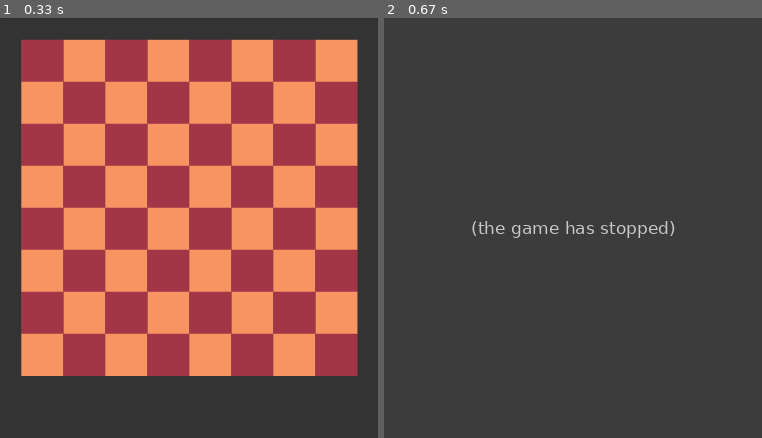
Above: before the commit, frames 1-2 (left to right).
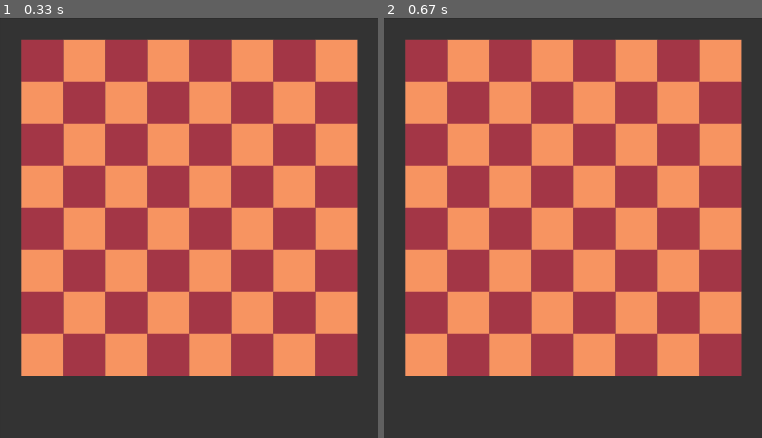
Above: after the commit, the same moments.

Repository: AndyGooShooter/pygame-tictactoe
Game: pygame game, started from main.py
Two runs of this game, one before a commit and one after it. Both use one fixed random seed, a clock stepped at 60 frames per second and the inputs below.
Inputs (mouse positions are in pixels of both pictures, inside the frame that each line leads up to):
- Up to frame 1 (0.33 s): no input
- Up to frame 2 (0.67 s): click (573, 228) at 0.38 s

Frame 1 is identical in both runs. In frame 2, 71% of the frame differs, in the area x 5-95%, y 5-86%.
Error before the commit: NameError: name 'master_offset' is not defined (main.py line 44); the game stopped at 0.38 s (later frames are placeholders)

Commit message:
refactored

Diff:
--- a/main.py
+++ b/main.py
@@ -1,10 +1,10 @@
 ### IMPORTS (libraries and functions from other files)
 import pygame
-import settings as s
+import settings
 
 ### GAME CONFIGURATION
 pygame.init()
-screen = pygame.display.set_mode((s.master_h, s.master_w))
+screen = pygame.display.set_mode((settings.master_h, settings.master_w))
 turn = 0 # turn counter, starts with 0
          # even numbers are white, odd numbers are black
 # assets
@@ -12,11 +12,12 @@
 white_point = pygame.image.load("Assets/white_point.png")
 black_point = pygame.image.load("Assets/black_point.png")
 
-bg = pygame.transform.scale(bg, (s.master_h, s.master_w))
-white_point = pygame.transform.scale(white_point, (s.master_h, s.master_w))
-black_point = pygame.transform.scale(black_point, (s.master_h, s.master_w))
+bg = pygame.transform.scale(bg, (settings.master_h, settings.master_w))
+white_point = pygame.transform.scale(white_point, (settings.master_h, settings.master_w))
+black_point = pygame.transform.scale(black_point, (settings.master_h, settings.master_w))
 
-# the array
+running = True
+
 board = [
     [-1, -1, -1, -1, -1, -1, -1, -1], # row 0
 
@@ -30,10 +31,8 @@
     [-1,     0, 0, 0, 0, 0, 0, 0, 0], # row 8
 ]
 
-
-
 ### GAME LOOP
-while True: # basically runs forever unless we tell it to stop
+while running: # basically runs forever unless we tell it to stop
     screen.blit(bg, (0, 0))
 
     for event in pygame.event.get(): # here we check everything that happens in the game
@@ -41,8 +40,8 @@
 
         if event.type == pygame.MOUSEBUTTONDOWN:
             mouse_x, mouse_y = pygame.mouse.get_pos()
-            click_row = int((mouse_x - master_offset) / master_square_w) + 1
-            click_col = int((mouse_y - master_offset) / master_square_h) + 1
+            click_row = int((mouse_x - settings.master_offset) / settings.master_square_w) + 1
+            click_col = int((mouse_y - settings.master_offset) / settings.master_square_h) + 1
 
             print("Row: " + str(click_row) + ", Col: " + str(click_col))
 
@@ -52,8 +51,8 @@
             board[click_col][click_row] = player # making the move in the array
 
             # getting coordinates for the point
-            build_x = master_offset + (click_row - 1) * master_square_w
-            build_y = master_offset + (click_col - 1) * master_square_h
+            build_x = settings.master_offset + (click_row - 1) * settings.master_square_w
+            build_y = settings.master_offset + (click_col - 1) * settings.master_square_h
 
             if player == 0: # making the move on the display
                 screen.blit(white_point, (build_x, build_y))
@@ -63,7 +62,8 @@
             turn += 1
 
         if event.type == pygame.QUIT:
-            pygame.quit()
-            quit()
+            running = False
 
-    pygame.display.flip() # update the display with all the .blit() changes
+    pygame.display.update() # update the display with all the .blit() changes
+
+pygame.quit()
